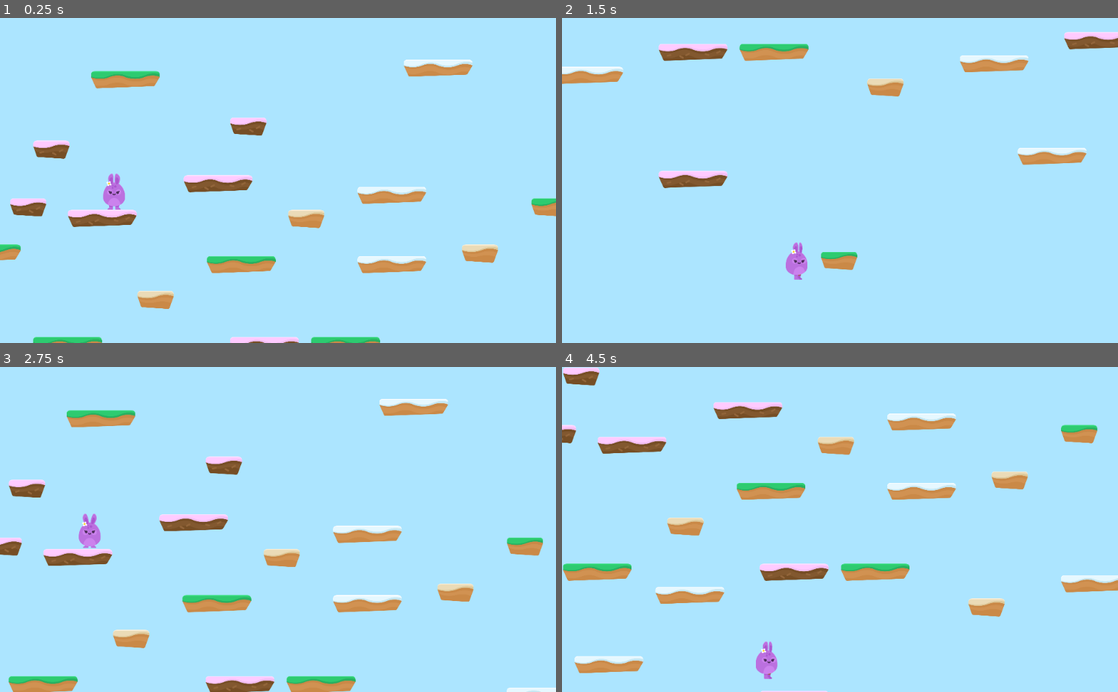
Above: before the commit, frames 1-4 (two rows, left to right).
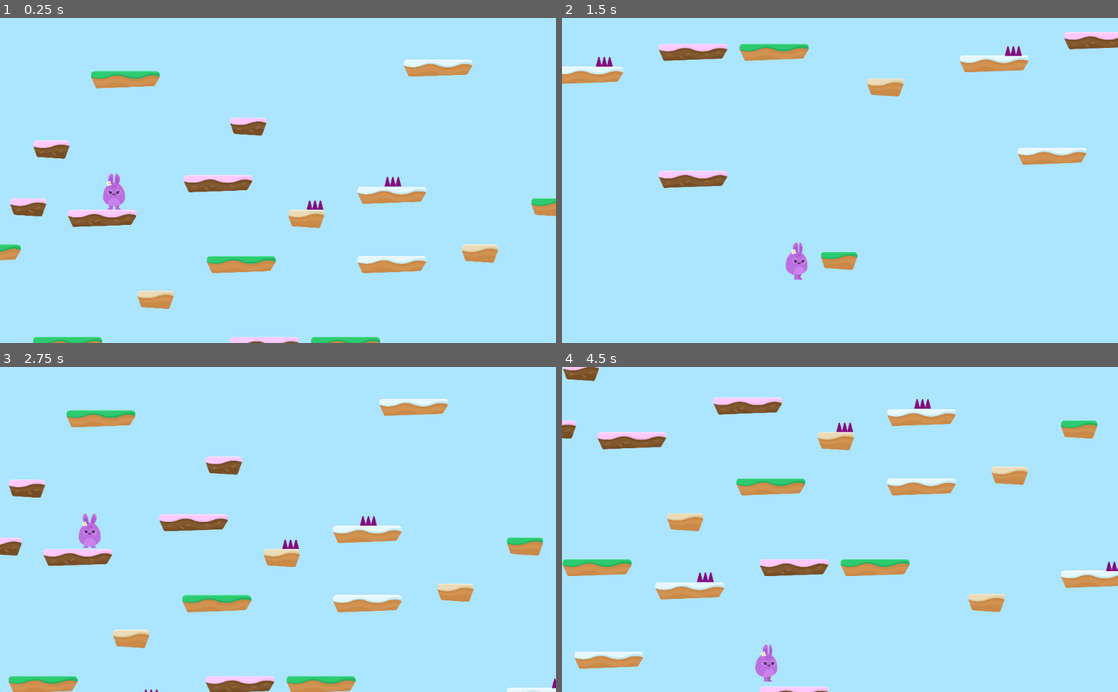
Above: after the commit, the same moments.

Repository: bennetimo/HoppyDays
Game: Godot game, scene res://Levels/Level1.tscn
Same seed, same stepped clock (60 frames per second), same inputs: the game is played once before the commit and once after it.
Inputs (mouse positions are in pixels of both pictures, inside the frame that each line leads up to):
- Up to frame 1 (0.25 s): no input
- Up to frame 2 (1.5 s): hold D (right) from 0.53 s (still down); tap Space (jump) at 0.77 s
- Up to frame 3 (2.75 s): tap Space (jump) at 1.52 s; release D (right) at 2 s; click (177, 575) at 2 s
- Up to frame 4 (4.5 s): hold A (left) 2.78-3.53 s; hold D (right) from 3.53 s (still down); tap Space (jump) at 3.77 s

The runs differ from the first frame. In frame 1, 0.1% of the frame differs, in the area x 55-73%, y 48-59%; in frame 2, 0.1%; in frame 3, 0.2%; in frame 4, 8.6%, in the area x 0-100%, y 0-100%.

Commit message:
add hazards

Diff:
--- /dev/null
+++ b/Hazards/Hazards.gd
@@ -0,0 +1,6 @@
+extends Area2D
+
+
+
+func _on_SpikeTop_body_entered(body):
+	body.hurt()
--- /dev/null
+++ b/Hazards/SpikeTop.tscn
@@ -0,0 +1,17 @@
+[gd_scene load_steps=3 format=2]
+
+[ext_resource path="res://Hazards/Hazards.gd" type="Script" id=1]
+[ext_resource path="res://GFX/Environment/spikes_top.png" type="Texture" id=2]
+
+[node name="SpikeTop" type="Area2D"]
+modulate = Color( 0.576471, 0.054902, 0.521569, 1 )
+collision_layer = 4
+script = ExtResource( 1 )
+
+[node name="Sprite" type="Sprite" parent="."]
+texture = ExtResource( 2 )
+
+[node name="CollisionPolygon2D" type="CollisionPolygon2D" parent="."]
+visible = false
+polygon = PoolVector2Array( -34.6533, -26.5044, -47.4519, 26.5183, 47.7948, 26.3502, 33.3232, -26.7123 )
+[connection signal="body_entered" from="." to="." method="_on_SpikeTop_body_entered"]
--- a/Levels/Level1.tscn
+++ b/Levels/Level1.tscn
@@ -1,7 +1,8 @@
-[gd_scene load_steps=3 format=2]
+[gd_scene load_steps=4 format=2]
 
 [ext_resource path="res://Player/Player.tscn" type="PackedScene" id=1]
 [ext_resource path="res://Levels/Tileset.tres" type="TileSet" id=2]
+[ext_resource path="res://Hazards/SpikeTop.tscn" type="PackedScene" id=3]
 
 [node name="Level1" type="Node2D"]
 
@@ -14,3 +15,20 @@
 collision_layer = 2
 format = 1
 tile_data = PoolIntArray( -655303, 3, 0, -589799, 6, 0, -458754, 2, 0, -327596, 3, 0, -262134, 1, 0, -65543, 1, 0, -654 …(558 unchanged characters)…
+
+[node name="Hazards" type="Node" parent="."]
+
+[node name="SpikeTop" parent="Hazards" instance=ExtResource( 3 )]
+position = Vector2( 1590, 440 )
+
+[node name="SpikeTop2" parent="Hazards" instance=ExtResource( 3 )]
+modulate = Color( 0.576471, 0.054902, 0.521569, 1 )
+position = Vector2( 820, 1270 )
+
+[node name="SpikeTop3" parent="Hazards" instance=ExtResource( 3 )]
+modulate = Color( 0.576471, 0.054902, 0.521569, 1 )
+position = Vector2( 2020, 310 )
+
+[node name="SpikeTop4" parent="Hazards" instance=ExtResource( 3 )]
+modulate = Color( 0.576471, 0.054902, 0.521569, 1 )
+position = Vector2( 3080, 1210 )
--- a/Player/Player.gd
+++ b/Player/Player.gd
@@ -7,6 +7,8 @@
 const UP = Vector2(0, -1)
 const JUMP_SPEED = 4000
 const WORLD_LIMIT = 3000
+
+var lives = 3
 
 signal animate
 
@@ -43,3 +45,9 @@
 
 func end_game():
 	get_tree().change_scene("res://Levels/GameOver.tscn")
+
+func hurt():
+	motion.y -= JUMP_SPEED
+	lives -= 1
+	if lives < 0:
+		end_game()
--- a/Player/Player.tscn
+++ b/Player/Player.tscn
@@ -13,7 +13,7 @@
 
 [node name="Player" type="KinematicBody2D"]
 position = Vector2( 190.278, 227.757 )
-collision_mask = 2
+collision_mask = 6
 script = ExtResource( 1 )
 __meta__ = {
 "_edit_group_": true
@@ -24,6 +24,7 @@
 shape = SubResource( 1 )
 
 [node name="PlayerAnimation" parent="." instance=ExtResource( 2 )]
+frame = 0
 
 [node name="Camera2D" type="Camera2D" parent="."]
 position = Vector2( 500, 0 )
--- a/Player/PlayerAnimation.tscn
+++ b/Player/PlayerAnimation.tscn
@@ -28,6 +28,5 @@
 [node name="PlayerAnimation" type="AnimatedSprite"]
 frames = SubResource( 1 )
 animation = "walk"
-frame = 1
 playing = true
 script = ExtResource( 6 )
--- a/project.godot
+++ b/project.godot
@@ -42,6 +42,7 @@
 
 2d_physics/layer_1="Player"
 2d_physics/layer_2="Terrain"
+2d_physics/layer_3="Hazards"
 
 [rendering]
 
